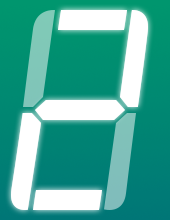
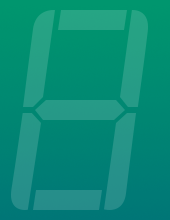
Two versions of the same layered image (170 × 220). Layer-by-layer changes:
"Segments white": opacity 50% → 15% over (5, 4, 154, 216)
